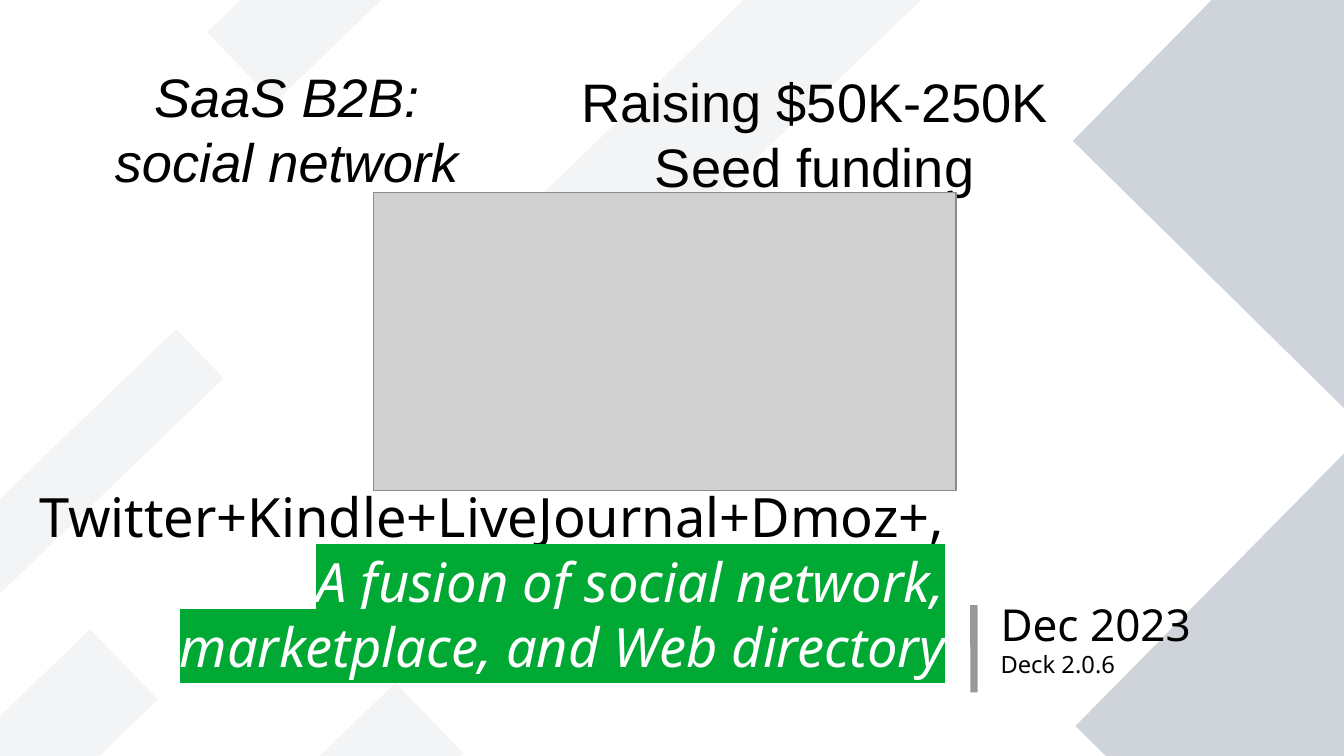
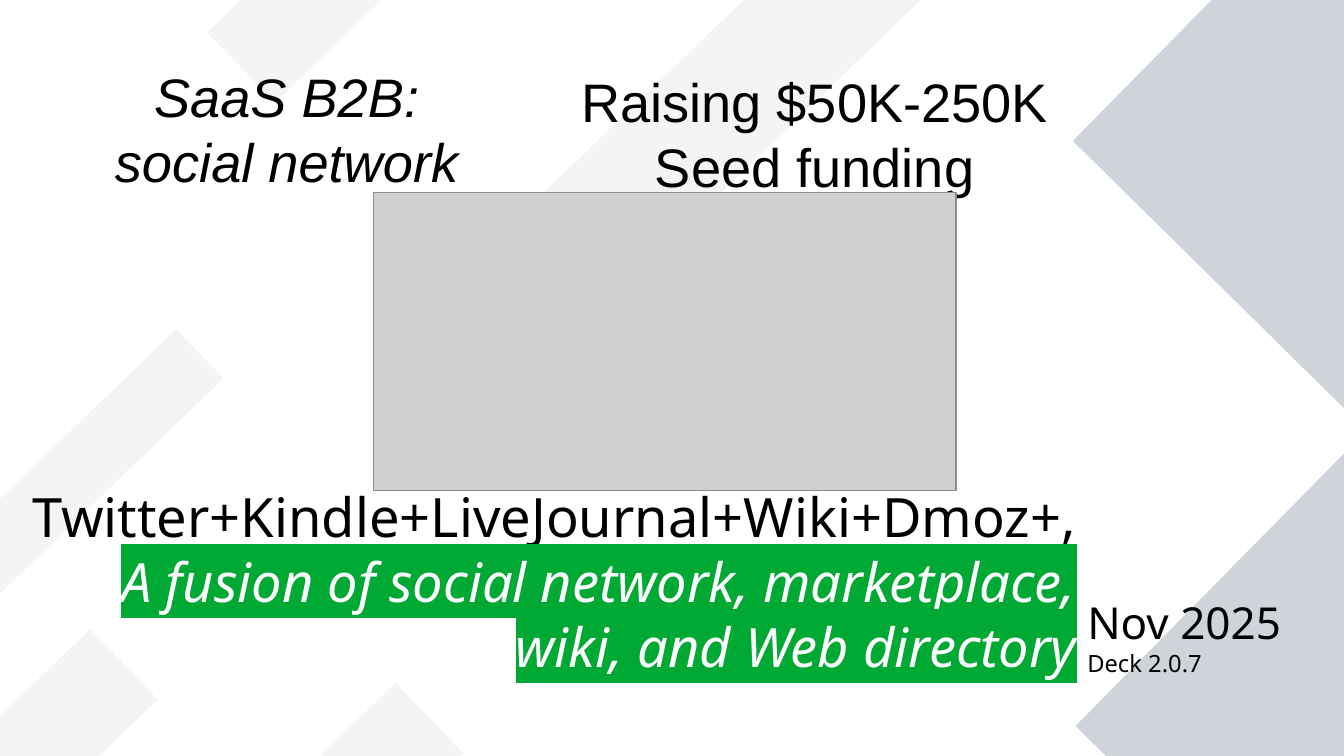
Before and after one commit to vporton/zondirectory2, a slide deck: slide 1 of docs/presentation.odp. Drawn at 1344x756 pixels with LibreOffice and Linux fonts; fonts in the diff are those of the drawing; grey boxes stand for pictures. Boxes give left, top, right and bottom in pixels: in the first picture for what was removed or moved away, otherwise in the second. Text is boxed around its words. In the diff, an @@ line names an element or a change of style, - is before the commit and + after.

```diff
--- a/docs/presentation.odp
+++ b/docs/presentation.odp
@@ text at (x1=32, y1=486, x2=1076, y2=680): text changed @@
-Twitter+Kindle+LiveJournal+Dmoz+,
-A fusion of social network, marketplace, and Web directory
+Twitter+Kindle+LiveJournal+Wiki+Dmoz+,
+A fusion of social network, marketplace, wiki, and Web directory
@@ text at (x1=1087, y1=598, x2=1281, y2=678): text changed @@
-Dec 2023
-Deck 2.0.6
+Nov 2025
+Deck 2.0.7
@@ line removed from (974, 605) to (974, 693) @@
```
Also in this commit, not shown: 1 other file.
